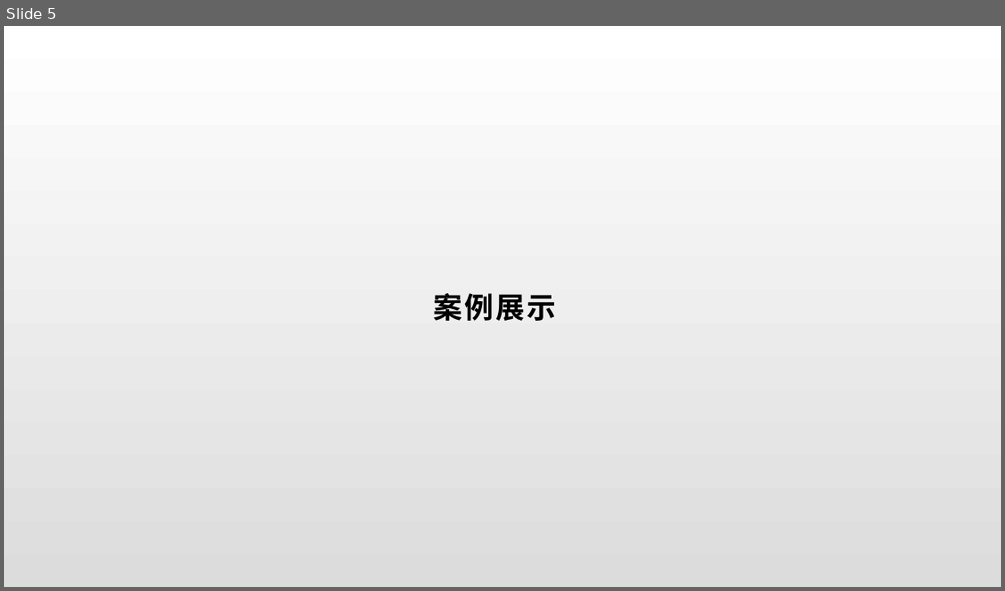
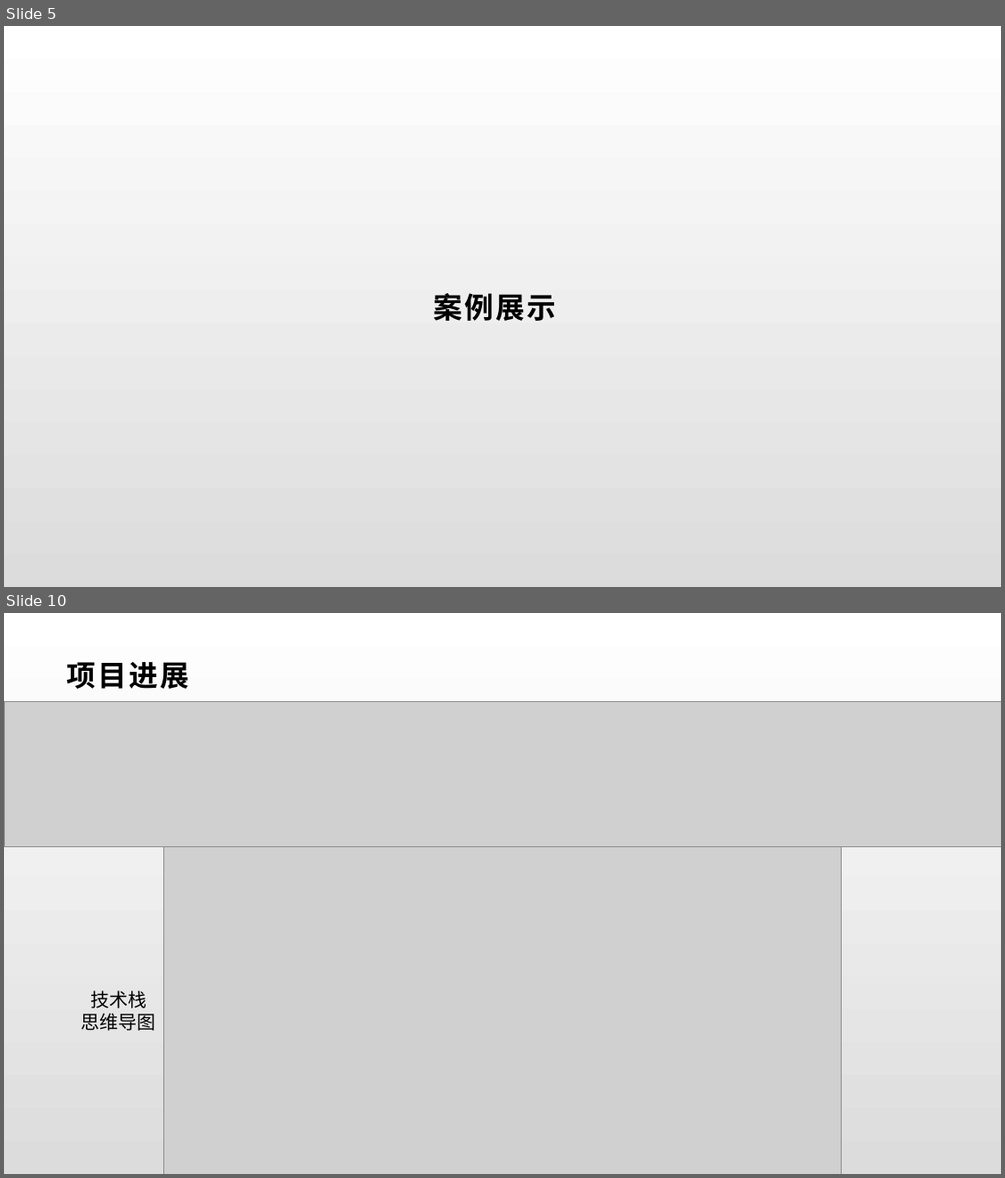
Before and after one commit to Senior-Software-Engineering/Documents, a slide deck: 案例与进度报告.pptx. Shown one above the other, each under a label of ours: slide 5 before the commit, slides 5 and 10 after it; the slides between them are not shown. The pictures are 1005x591 and 1005x1178 pixels, drawn with LibreOffice and Linux fonts; fonts in the diff are those of the drawing; grey boxes stand for pictures. Boxes give left, top, right and bottom in pixels: in the first picture for what was removed or moved away, otherwise in the second. Text is boxed around its words. In the diff, an @@ line names an element or a change of style, - is before the commit and + after.

```diff
--- a/案例与进度报告.pptx
+++ b/案例与进度报告.pptx
@@ slide 10 added at bbox=[4, 613, 1001, 1174], background gradient #FFFFFF to #DCDCDC @@
@@ title added at bbox=[67, 662, 189, 689], 28 pt, text #000000, bold @@
+项目进展
@@ picture added at bbox=[4, 701, 1001, 846] @@
@@ picture added at bbox=[164, 846, 841, 1174] @@
@@ text added at bbox=[81, 990, 156, 1030], 18 pt, text #000000 @@
+技术栈
+思维导图
```
Also in this commit, not shown: 2 slides changed, 4 other slides added, 2 other files.
